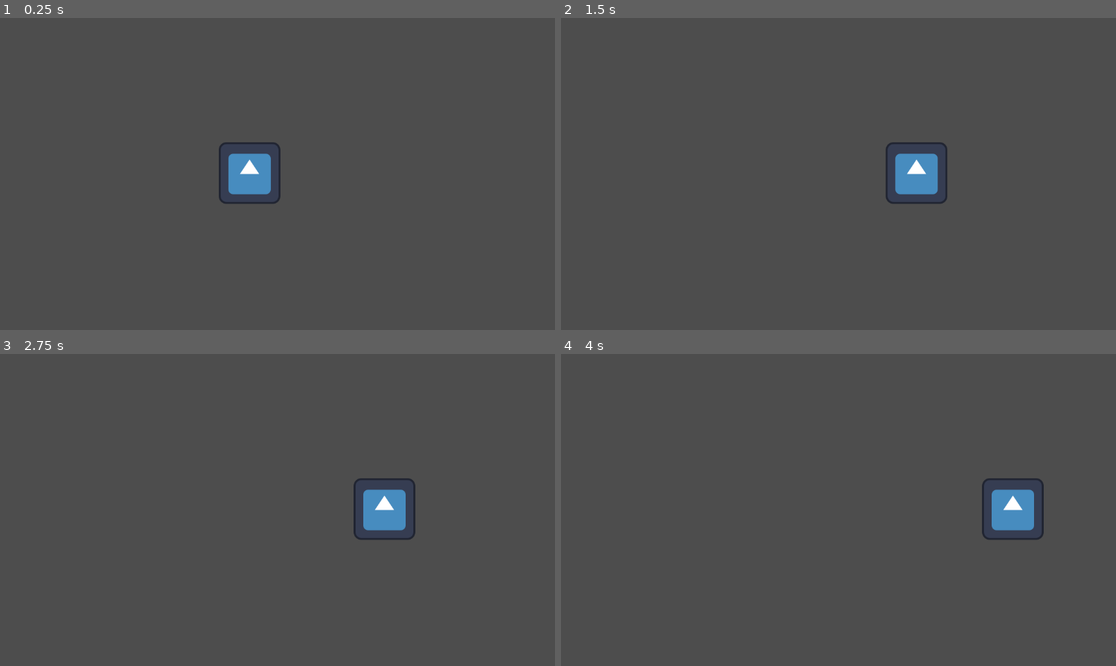
Above: before the commit, frames 1-4 (two rows, left to right).
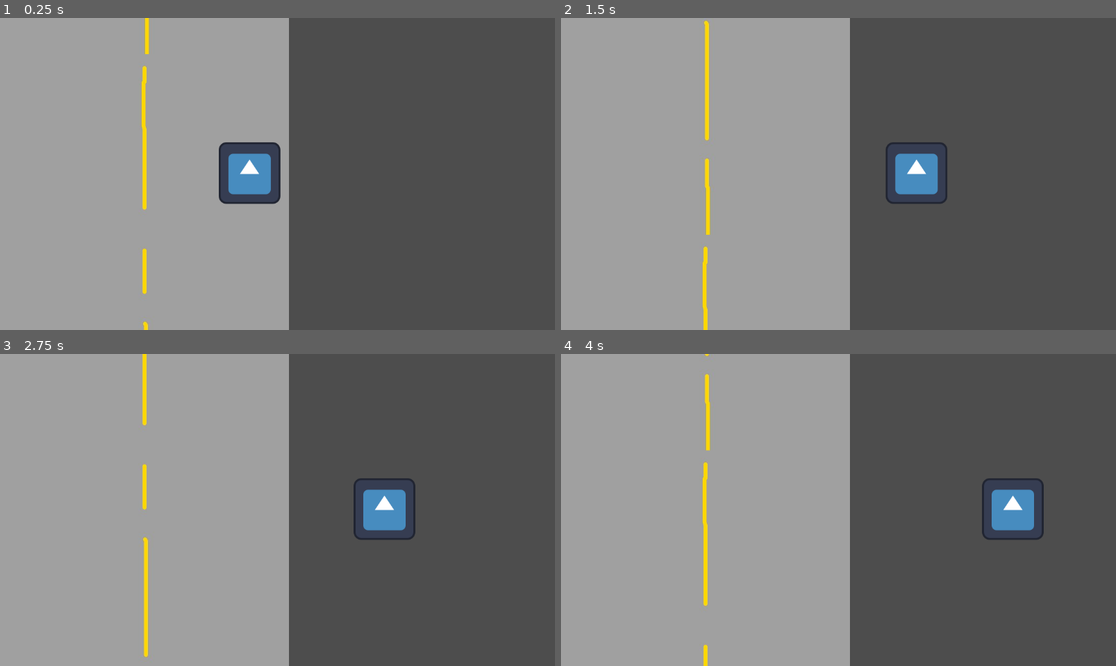
Above: after the commit, the same moments.

Repository: Alexder14/godot-camioneta-runner
Game: Godot game, scene res://mundo2.tscn
Same seed, same stepped clock (60 frames per second), same inputs: the game is played once before the commit and once after it. The engine's default icon, where the game draws it, is replaced by a stand-in: a white triangle on a blue panel in a dark square.
Inputs:
- Up to frame 1 (0.25 s): no input
- Up to frame 2 (1.5 s): hold Right (ui_right) 0.53-1.28 s; hold Left (ui_left) from 1.28 s (still down)
- Up to frame 3 (2.75 s): release Left (ui_left) at 2.03 s; hold Right (ui_right) from 2.03 s (still down)
- Up to frame 4 (4 s): release Right (ui_right) at 3.53 s; hold Left (ui_left) from 3.53 s (still down)

The runs differ from the first frame. In frame 1, 50% of the frame differs, in the area x 0-53%, y 0-100%; in frame 2, 52%; in frame 3, 52%; in frame 4, 52%.

Commit message:
Día 2 Completado: Fondo infinito y correcciones de capas

Diff:
--- a/mundo2.tscn
+++ b/mundo2.tscn
@@ -1,12 +1,24 @@
-[gd_scene load_steps=4 format=3 uid="uid://b2rrcc82jvx4k"]
+[gd_scene load_steps=6 format=3 uid="uid://b2rrcc82jvx4k"]
 
 [ext_resource type="Script" uid="uid://bwvkvnjbkl567" path="res://jugador.gd" id="1_q0qo4"]
+[ext_resource type="Texture2D" uid="uid://m2teokl3kd8n" path="res://carretera.jpg" id="1_v7ikv"]
+[ext_resource type="Script" uid="uid://but7sos2phn5q" path="res://parallax_background.gd" id="1_vhn5n"]
 [ext_resource type="Texture2D" uid="uid://2ifdffskyuqy" path="res://icon.svg" id="2_v7ikv"]
 
 [sub_resource type="RectangleShape2D" id="RectangleShape2D_vhn5n"]
 size = Vector2(139.5, 168)
 
 [node name="Mundo" type="Node2D"]
+
+[node name="ParallaxBackground" type="ParallaxBackground" parent="."]
+script = ExtResource("1_vhn5n")
+
+[node name="ParallaxLayer" type="ParallaxLayer" parent="ParallaxBackground"]
+motion_mirroring = Vector2(0, 1000)
+
+[node name="Sprite2D" type="Sprite2D" parent="ParallaxBackground/ParallaxLayer"]
+texture = ExtResource("1_v7ikv")
+centered = false
 
 [node name="Jugador" type="CharacterBody2D" parent="."]
 script = ExtResource("1_q0qo4")
--- /dev/null
+++ b/parallax_background.gd
@@ -0,0 +1,8 @@
+extends ParallaxBackground
+
+# Velocidad de la carretera
+const VELOCIDAD = 300.0
+
+func _process(delta):
+	# Movemos el fondo hacia abajo
+	scroll_offset.y += VELOCIDAD * delta
Binary file added: carretera.jpg
Not shown, added: carretera.jpg.import
Not shown, added: parallax_background.gd.uid
